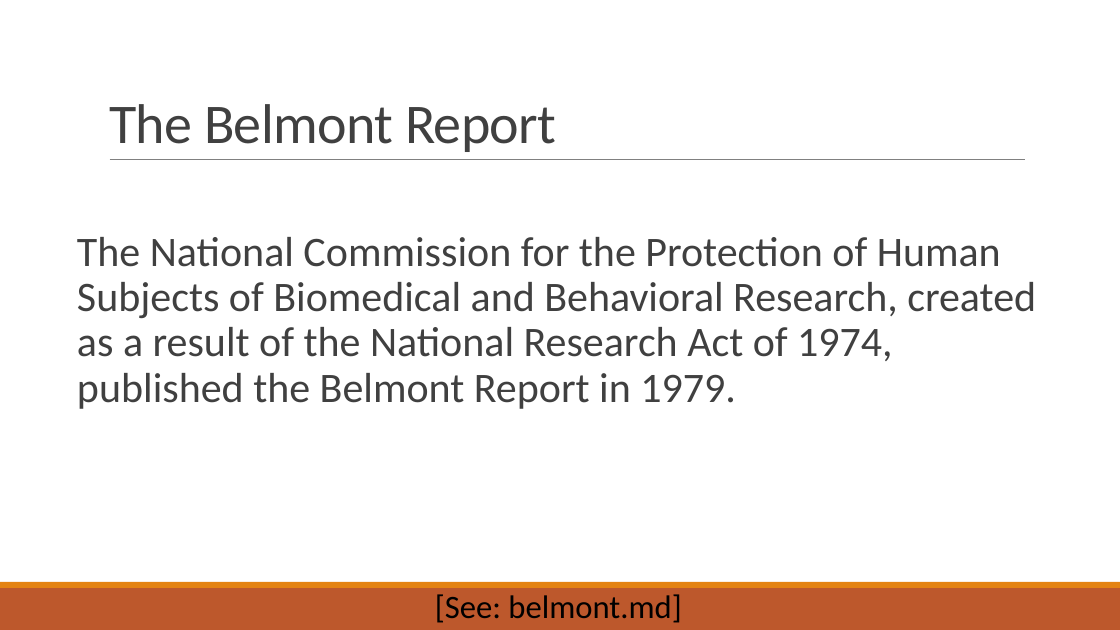
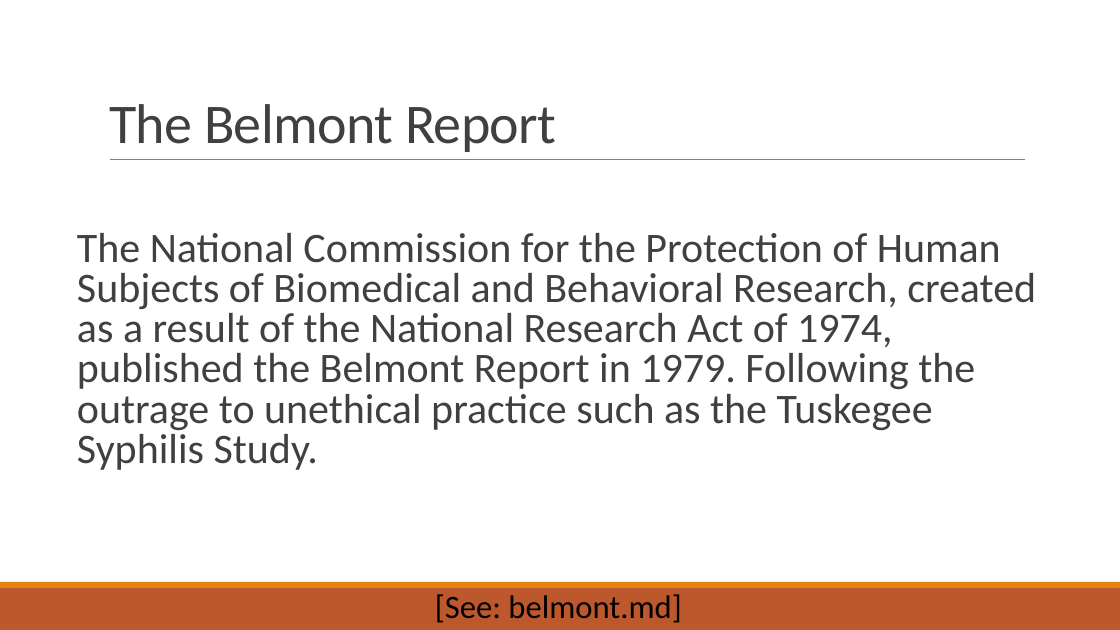
Before and after one commit to dhsouthbend/ethics, a slide deck: slide 8 of slides_ethics.pptx. Drawn at 1120x630 pixels with LibreOffice and Linux fonts; fonts in the diff are those of the drawing. Boxes give left, top, right and bottom in pixels: in the first picture for what was removed or moved away, otherwise in the second. Text is boxed around its words. In the diff, an @@ line names an element or a change of style, - is before the commit and + after.

Commit message:
Add new slides

```diff
--- a/slides_ethics.pptx
+++ b/slides_ethics.pptx
@@ text at [77,233,1036,470]: text changed @@
-The National Commission for the Protection of Human Subjects of Biomedical and Behavioral Research, created as a result of the National Research Act of 1974, published the Belmont Report in 1979.
+The National Commission for the Protection of Human Subjects of Biomedical and Behavioral Research, created as a result of the National Research Act of 1974, published the Belmont Report in 1979. Following the outrage to unethical practice such as the Tuskegee Syphilis Study.
```
Also in this commit, not shown: 12 other slides changed, 2 slides added, 5 slides removed, 1 other file.
